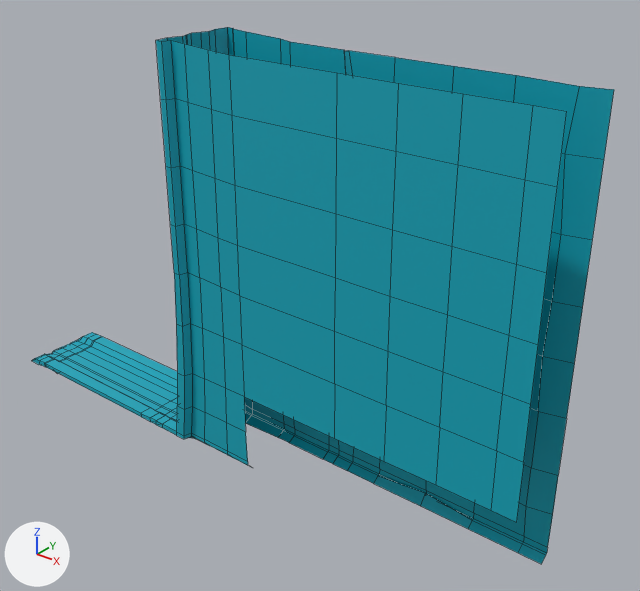
Two versions of the FBX model New Unity Project/Assets/3D Assets/Wall_left_nocrystals.fbx, one commit apart.
The view is the same before and after, from a camera (50 mm lens) standing at (0.1178, -0.0993, 0.0967) and looking at (0.033, 0.0067, 0.031). The axes (+X, +Y, +Z) are drawn at lower left. The lights are the same throughout. Mesh edges are drawn as thin lines. Where no turn or scale is listed for an object, it has been applied to the vertices.

In view in the first picture: 'Wall_left_no_crystals'.
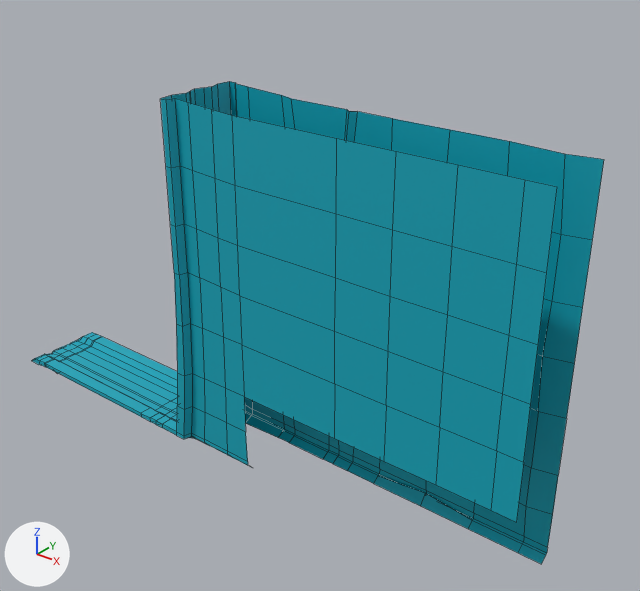
The newer file is also turned or shifted as a whole; pictures and numbers use the older file's frame.

Boxes [x1, y1, x2, y2] around the edits, measured in the pictures (640 x 591 px):
'Wall_left_no_crystals', reshaped (10% shorter)
    before: [32, 27, 614, 564]
    after: [32, 82, 604, 564]
part 1 of me_mesh, deleted (cyan)
    before: [156, 27, 614, 186]

The change in detail:
me_mesh is used by ob_wall_left_no_crystals; location (0.0, 0.0, 0.0).
me_mesh had 515 vertices, 465 faces and spanned x -0.0357..0.0783, y -0.0079..0.0077, z -0.0028..0.073.
me_mesh now has 482 vertices, 433 faces and spans x -0.0357..0.0783, y -0.0079..0.0077, z -0.0028..0.0643.
Part 1, on me_mesh:
33 vertices are removed from x 0.0124..0.0783, y -0.0079..0.0075, z 0.0723..0.073.
32 faces are deleted.
